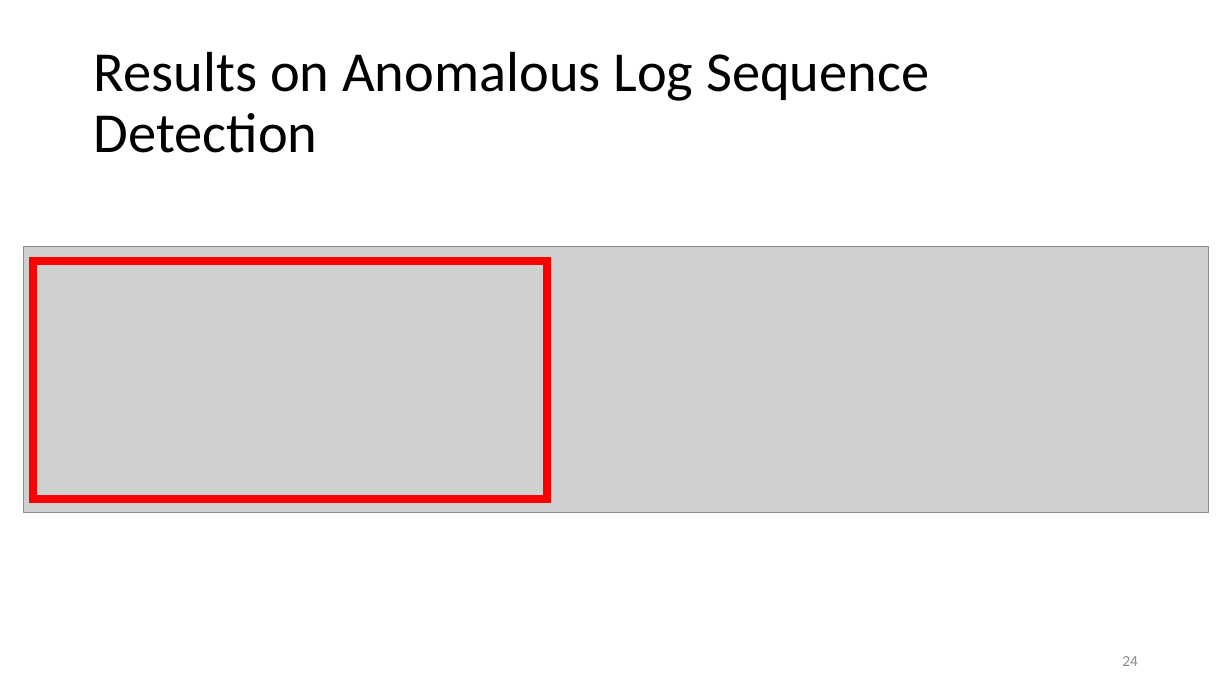
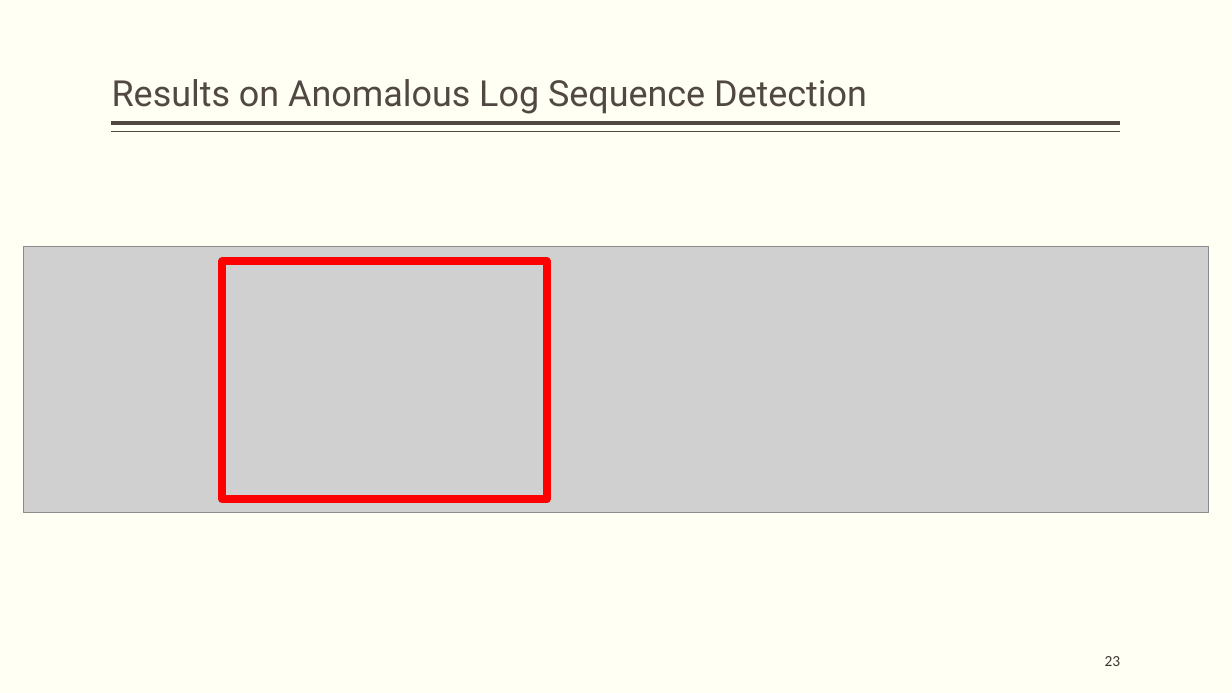
Before and after one commit to hanxiao0607/others, a slide deck: slide 23 of InterpretableSAD.pptx (slide 24 before the commit). Drawn at 1232x693 pixels with LibreOffice and Linux fonts; fonts in the diff are those of the drawing; grey boxes stand for pictures. Boxes give left, top, right and bottom in pixels: in the first picture for what was removed or moved away, otherwise in the second. Text is boxed around its words. In the diff, an @@ line names an element or a change of style, - is before the commit and + after.

```diff
--- a/InterpretableSAD.pptx
+++ b/InterpretableSAD.pptx
@@ background #FFFFFF to #FFFFF3 @@
@@ title "Results on Anomalous Log Sequence ...": place and size @@
-title "Results on Anomalous Log Sequence ..." at <box>94,51,929,153</box>
+title "Results on Anomalous Log Sequence ..." at <box>112,79,867,114</box>
@@ title "Results on Anomalous Log Sequence ..." at <box>112,79,867,114</box>: size 44 to 28 pt, font Calibri to Roboto, text colour #000000 to #514843; vertical alignment middle to bottom @@
@@ line added from (1121, 123) to (112, 123), #514843 3 pt @@
@@ line added from (1121, 132) to (112, 132), #514843 1 pt @@
@@ rectangle: place and size @@
-rectangle at <box>32,262,547,500</box>
+rectangle at <box>222,262,547,500</box>
@@ page number at <box>1105,656,1121,666</box>: text changed; text colour #8C8C8C to #3D3632 @@
-24
+23
```
Also in this commit, not shown: 25 other slides changed, 5 slides added, 5 slides removed, 1 other file.
